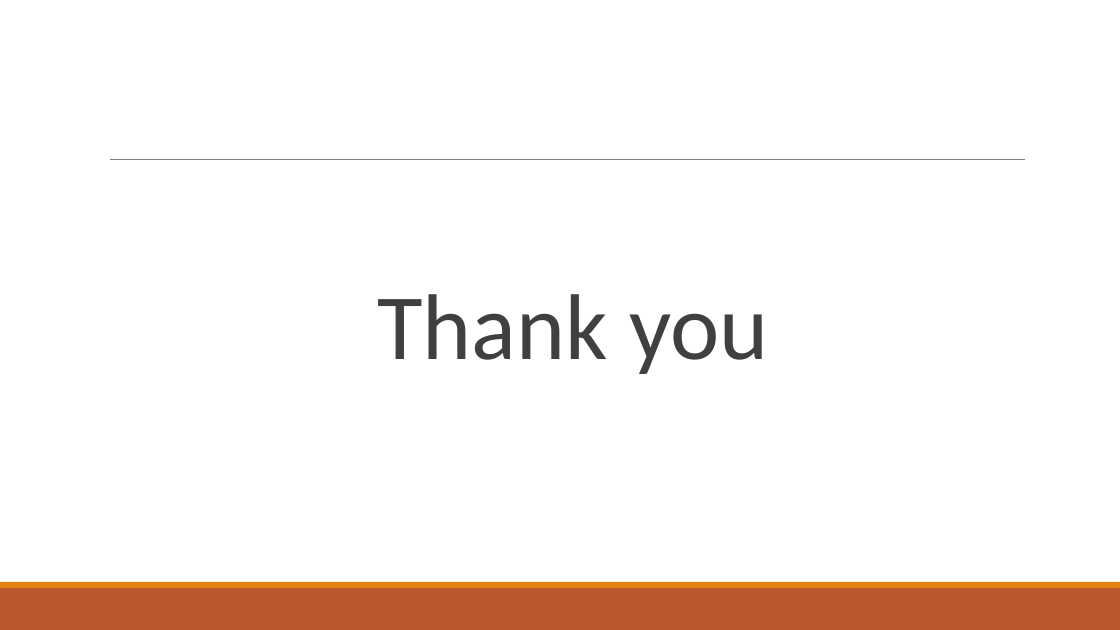
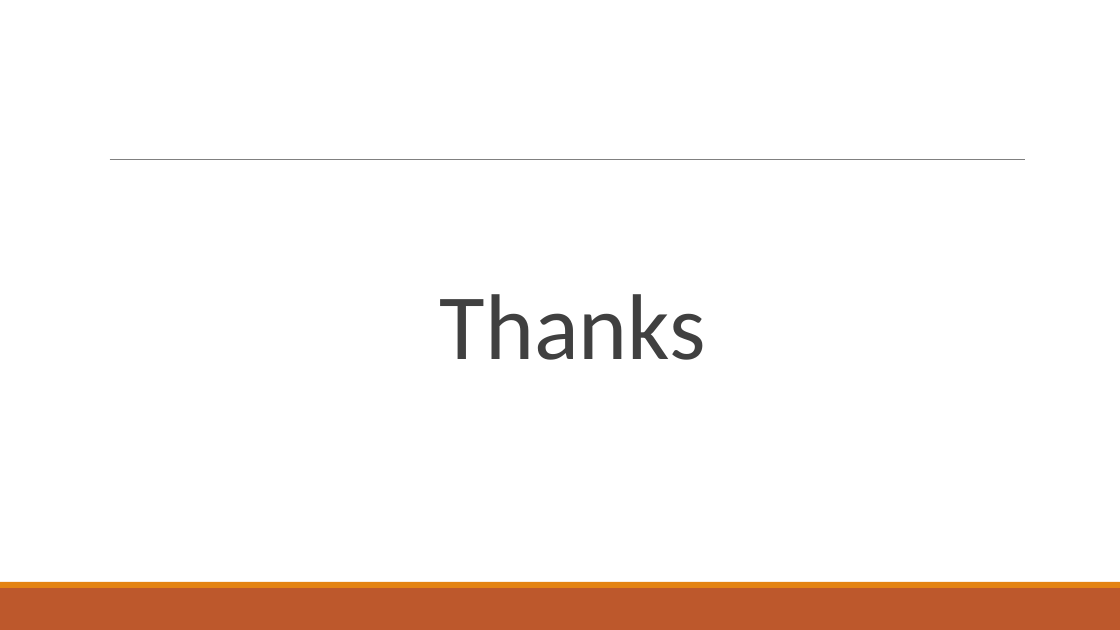
Before and after one commit to abdullahyldz/Cmpe493TermProject, a slide deck: slide 21 of Presentation/Final Presentation/Final Presentation.pptx. Drawn at 1120x630 pixels with LibreOffice and Linux fonts; fonts in the diff are those of the drawing. Boxes give left, top, right and bottom in pixels: in the first picture for what was removed or moved away, otherwise in the second. Text is boxed around its words. In the diff, an @@ line names an element or a change of style, - is before the commit and + after.

```diff
--- a/Presentation/Final Presentation/Final Presentation.pptx
+++ b/Presentation/Final Presentation/Final Presentation.pptx
@@ text at box(440, 294, 706, 360): text changed @@
-  Thank you
+  Thanks
```
Also in this commit, not shown: 19 other slides changed, 1 slide added, 1 slide removed.
